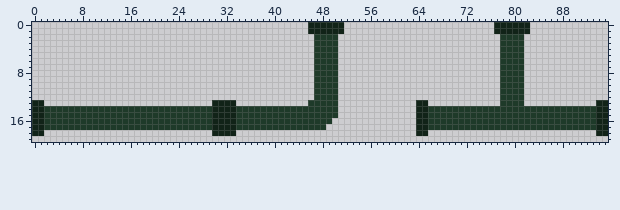
Pixel-art file, stored at assets/textures/pipe.aseprite. This is how it looked before the edit.
96x32 pixels, 1 frame. Shown: x 0..95, y 0..19.
The result:
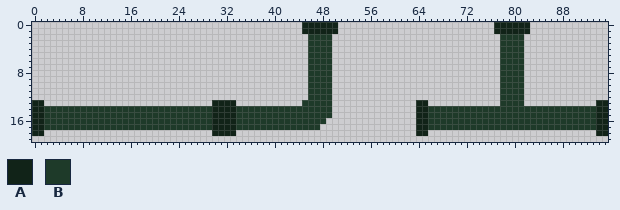
Palette (. is transparent): A #112318  B #1e3a29
Difference:
@@ x 43..53 @@
- 0 ...AAAAAA..
- 1 ...AAAAAA..
- 2 ....BBBB...
- 3 ....BBBB...
- 4 ....BBBB...
- 5 ....BBBB...
- 6 ....BBBB...
- 7 ....BBBB...
- 8 ....BBBB...
- 9 ....BBBB...
-10 ....BBBB...
-11 ....BBBB...
-12 ....BBBB...
-13 ...BBBBB...
-14 BBBBBBBB...
-15 BBBBBBBB...
-16 BBBBBBB....
-17 BBBBBB.....
+ 0 ..AAAAAA...
+ 1 ..AAAAAA...
+ 2 ...BBBB....
+ 3 ...BBBB....
+ 4 ...BBBB....
+ 5 ...BBBB....
+ 6 ...BBBB....
+ 7 ...BBBB....
+ 8 ...BBBB....
+ 9 ...BBBB....
+10 ...BBBB....
+11 ...BBBB....
+12 ...BBBB....
+13 ..BBBBB....
+14 BBBBBBB....
+15 BBBBBBB....
+16 BBBBBB.....
+17 BBBBB......
 18 ...........
Boxes around the changes in both pictures, in picture pixels (x1, y1, x2, y2):
changed: (302, 22, 344, 130)
